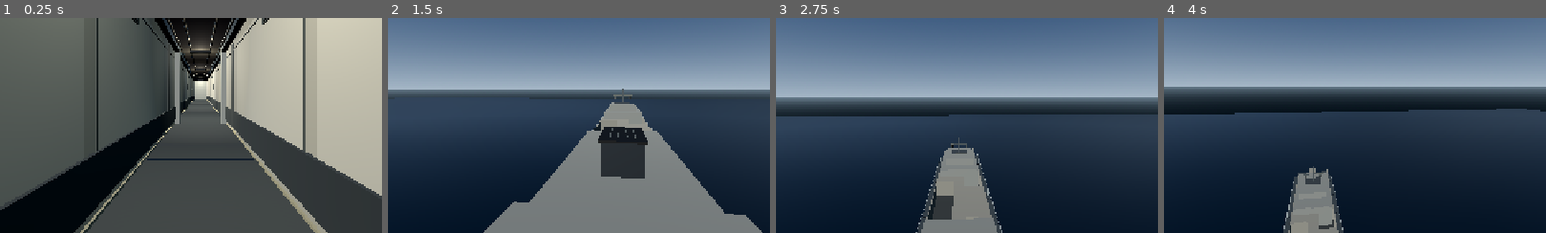
Above: before the commit, frames 1-4 (left to right).
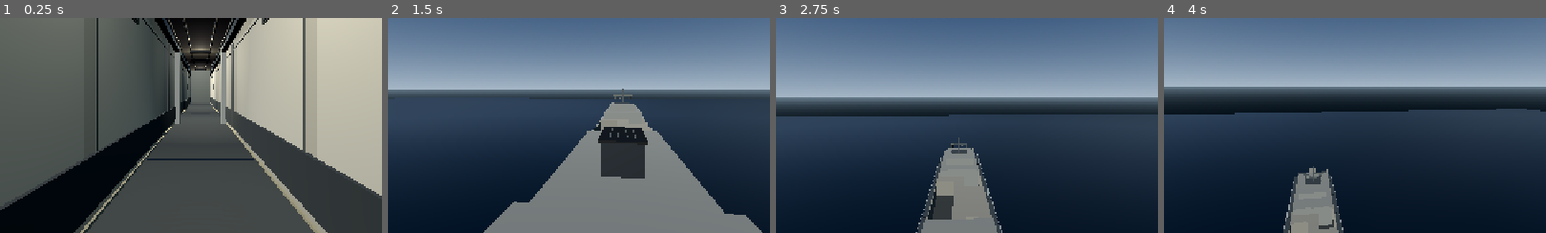
Above: after the commit, the same moments.

Repository: YukkuriP/Yukkuri-FPS-3
Game: Godot game, scene res://scenes/main.tscn
Same seed, same stepped clock (60 frames per second), same inputs: the game is played once before the commit and once after it.
Inputs (mouse positions are % of the whole screen's width and height, from its top left):
- Up to frame 1 (0.25 s): no input
- Up to frame 2 (1.5 s): tap Enter at 0.5 s; move the mouse to (55, 50) at 0.52 s; hold F (fleet_fly_toggle) 0.53-1.28 s; hold Space (fleet_fly_up) from 0.53 s (still down); click (55, 50) at 0.67 s; move the mouse to (45, 50) at 1.27 s; tap E (fleet_interact) at 1.35 s
- Up to frame 3 (2.75 s): keep holding Space (fleet_fly_up); move the mouse to (52, 48) at 2.02 s; tap 1 at 2.1 s
- Up to frame 4 (4 s): keep holding Space (fleet_fly_up); move the mouse to (49, 52) at 2.77 s; tap 2 at 2.85 s; click (49, 52) at 2.92 s; move the mouse to (57, 51) at 3.52 s; tap 3 at 3.6 s
The pictures show only the part of the screen within x 24-74%, y 33-83%; the shares and areas given below are measured in that part.

The runs differ from the first frame. In frame 1, 0.7% of the frame differs, in the area x 47-55%, y 24-40%; in frame 2, less than 0.1%; in frame 3, less than 0.1%; in frame 4, less than 0.1%.

Commit message:
Add layered realistic ship exterior service details

Diff:
--- a/scripts/visual_upgrade.gd
+++ b/scripts/visual_upgrade.gd
@@ -20,6 +20,7 @@
 	rubber=_mat(Color(0.055,0.065,0.07),0.05,0.9)
 	_replace_blocky_hull()
 	_exterior_detail()
+	_superstructure_finish()
 
 func _mat(color: Color, metal: float, rough: float) -> StandardMaterial3D:
 	var m:=StandardMaterial3D.new()
@@ -146,6 +147,40 @@
 			_box(self,"Deck light base",Vector3(side*7.8,1.25,float(z)),Vector3(0.28,0.16,0.28),dark)
 			var l:=OmniLight3D.new(); l.position=Vector3(side*7.8,1.55,float(z)); l.light_color=Color(0.65,0.82,1); l.light_energy=0.25; l.omni_range=2.8; add_child(l)
 
+func _superstructure_finish() -> void:
+	# Non-combat ship architecture: layered deckhouse, access fittings, rails,
+	# ventilation, hatches and practical service details.
+	for side in [-1.0, 1.0]:
+		_box(self, "Bridge wing deck", Vector3(side * 6.15, 3.05, -22.0), Vector3(1.0, 0.16, 12.5), deck)
+		for z in range(-28, -15, 2):
+			_cylinder(self, "Bridge wing stanchion", Vector3(side * 6.55, 3.72, float(z)), 0.035, 1.25, trim, 10)
+		_box(self, "Bridge wing handrail", Vector3(side * 6.55, 4.34, -21.5), Vector3(0.07, 0.07, 12.0), trim)
+		for z in range(-30, 34, 6):
+			_box(self, "Hull service access cover", Vector3(side * 8.88, -0.2, float(z)), Vector3(0.035, 0.55, 1.0), steel)
+		for z in [8.0, 13.0, 18.0]:
+			_box(self, "Aft ventilation recess", Vector3(side * 6.52, 4.0, z), Vector3(0.045, 1.25, 1.75), dark, 0)
+			for row in range(7):
+				_box(self, "Ventilation louvre", Vector3(side * 6.48, 3.48 + float(row) * 0.17, z), Vector3(0.055, 0.045, 1.55), trim, 0)
+	for i in range(9):
+		var x := -4.8 + float(i) * 1.2
+		_box(self, "Bridge glazing lower gasket", Vector3(x, 3.34, -29.72), Vector3(1.12, 0.045, 0.08), rubber, 0)
+		_box(self, "Bridge glazing upper gasket", Vector3(x, 6.26, -29.72), Vector3(1.12, 0.045, 0.08), rubber, 0)
+		_box(self, "Bridge window wiper motor", Vector3(x, 3.42, -29.82), Vector3(0.16, 0.10, 0.12), dark, 0)
+	for z in [-10.0, 5.0, 20.0, 31.0]:
+		_box(self, "Weather deck access door", Vector3(0.0, 3.2, z), Vector3(1.15, 2.15, 0.10), steel)
+		_box(self, "Access door inset", Vector3(0.0, 3.2, z - 0.06), Vector3(0.88, 1.82, 0.025), dark, 0)
+		_cylinder(self, "Access door handle", Vector3(0.39, 3.2, z - 0.10), 0.045, 0.18, trim, 10)
+	for y in [9.2, 10.6, 12.0]:
+		_box(self, "Mast cross member", Vector3(0, y, -21), Vector3(6.2 - (y - 9.2) * 0.7, 0.10, 0.12), trim)
+	for side in [-1.0, 1.0]:
+		var brace := _box(self, "Mast diagonal brace", Vector3(side * 1.2, 10.6, -21), Vector3(0.09, 3.0, 0.09), trim)
+		brace.rotation.z = side * 0.22
+	for z in [-31.0, -24.0, -12.0, 2.0, 17.0, 30.0, 36.0]:
+		for side in [-1.0, 1.0]:
+			_cylinder(self, "Deck bollard base", Vector3(side * 7.2, 1.22, z), 0.16, 0.10, dark, 12)
+			_cylinder(self, "Deck bollard", Vector3(side * 7.2, 1.42, z), 0.09, 0.38, trim, 12)
+			_box(self, "Deck drain cover", Vector3(side * 6.9, 1.13, z + 0.7), Vector3(0.22, 0.025, 0.42), dark, 0)
+
 func _interior_detail() -> void:
 	# Floor panels, ceiling cable trays and door frames make the passage feel built.
 	for z in range(-29,42,2):
